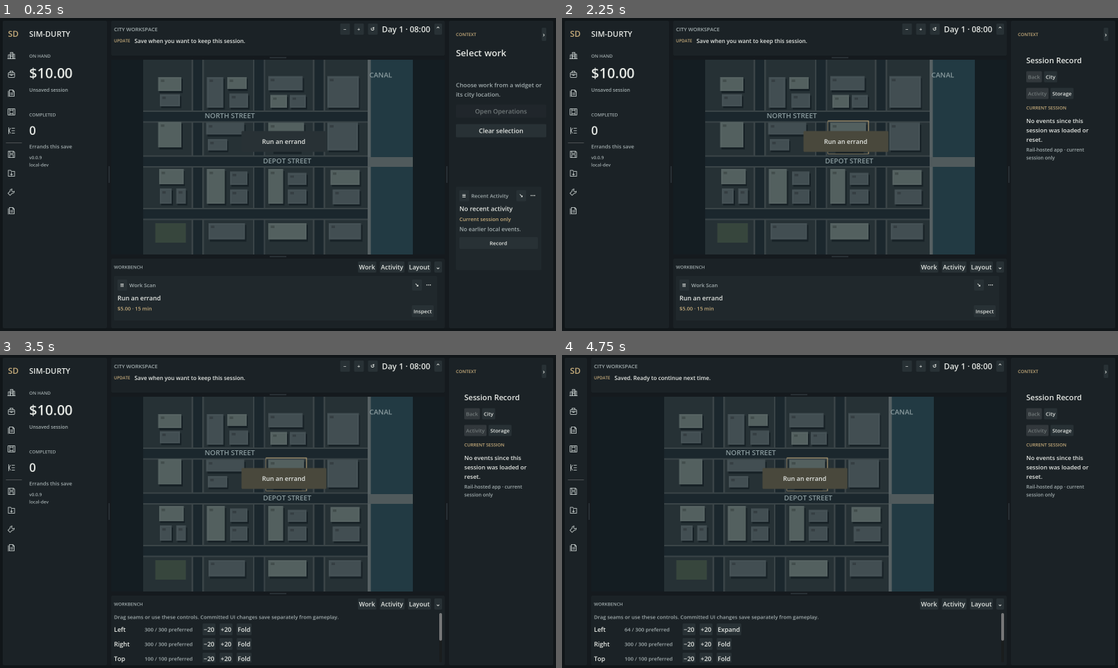
Above: before the commit, frames 1-4 (two rows, left to right).
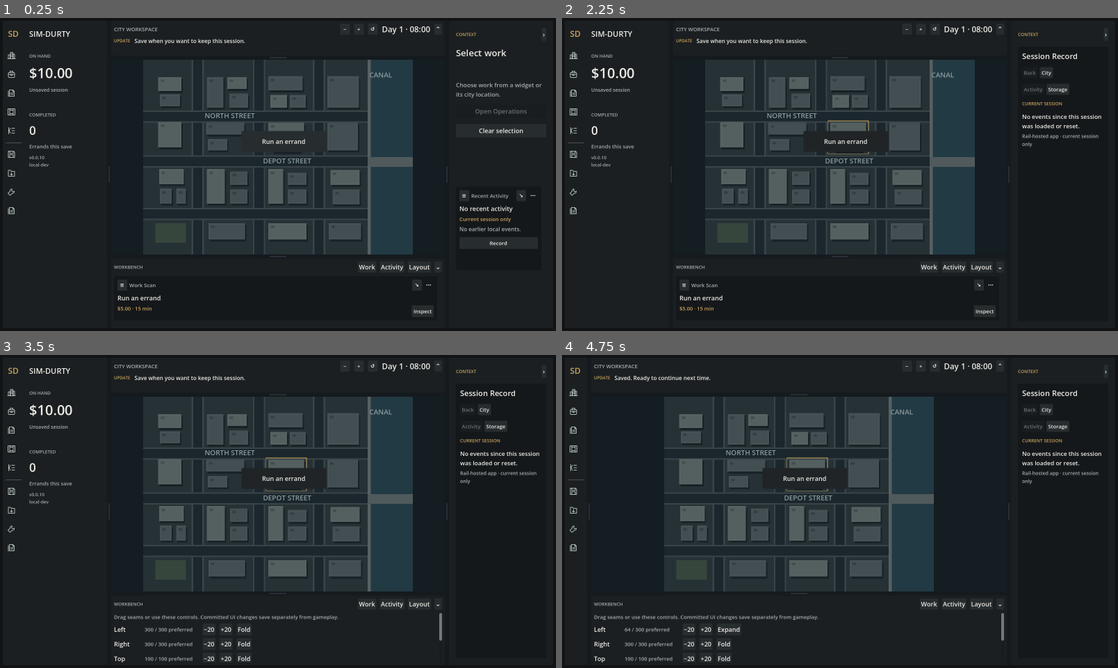
Above: after the commit, the same moments.

Repository: hobokingyt-sketch/SIM-DURTY
Game: Godot game, scene res://game/app/main.tscn
Same seed, same stepped clock (60 frames per second), same inputs: the game is played once before the commit and once after it.
Inputs (mouse positions are in pixels of both pictures, inside the frame that each line leads up to):
- Up to frame 1 (0.25 s): no input
- Up to frame 2 (2.25 s): click (573, 55) at 0.52 s; click (573, 74) at 1.25 s; click (573, 93) at 2.02 s
- Up to frame 3 (3.5 s): click (11, 448) at 2.77 s
- Up to frame 4 (4.75 s): click (573, 467) at 3.52 s; click (573, 492) at 4.27 s

The runs differ from the first frame. In frame 1, less than 0.1% of the frame differs, in the area x 1-92%, y 4-94%; in frame 2, 2.2%, in the area x 1-97%, y 4-94%; in frame 3, 2.2%; in frame 4, 2.2%.

Commit message:
Implement 6D.1 charcoal material foundation

Diff:
--- a/game/app/main.gd
+++ b/game/app/main.gd
@@ -78,7 +78,7 @@
 		view.show_status("Saved slot is missing. A previous save is available in the right rail.", true)
 	else:
 		view.show_status("Save when you want to keep this session.")
-	print("[SIM-DURTY] Apps 6C boot OK | build=%s" % BuildInfo.build_id())
+	print("[SIM-DURTY] Materials 6D.1 boot OK | build=%s" % BuildInfo.build_id())
 	print(debug_report())
 	if not app_mode.is_empty():
 		var app_probe_script: Script = load("res://game/devtools/app_probe.gd") as Script
@@ -189,7 +189,7 @@
 	var state: Dictionary = session.snapshot()
 	var spine: Dictionary = session.spine_snapshot()
 	return DebugReport.compose({
-		"milestone": "6C App lifecycle, selection & navigation", "save_schema": SkeletonSave.SCHEMA_VERSION,
+		"milestone": "6D.1 Charcoal material foundation", "save_schema": SkeletonSave.SCHEMA_VERSION,
 		"simulation_seed": spine["rng"]["seed"], "simulation_tick": spine["tick"],
 		"clock_mode": "command-driven; one tick = one minute",
 		"next_command": spine["next_command"], "next_event_id": spine["next_id"],
--- a/game/ui/os/criminal_os_shell.gd
+++ b/game/ui/os/criminal_os_shell.gd
@@ -35,6 +35,7 @@
 var operations_button: Button
 var record_app_button: Button
 var glance_toggle: Button
+var chassis_surface: ColorRect
 var center_stage: Control
 var center_app_surface: OsAppSurface
 var right_app_surface: OsAppSurface
@@ -92,6 +93,13 @@
 
 func _ready() -> void:
 	theme = OsTokens.make_theme()
+	chassis_surface = ColorRect.new()
+	chassis_surface.name = "ChassisSurface"
+	chassis_surface.color = OsTokens.CHASSIS
+	chassis_surface.mouse_filter = Control.MOUSE_FILTER_IGNORE
+	add_child(chassis_surface)
+	chassis_surface.set_anchors_and_offsets_preset(Control.PRESET_FULL_RECT)
+	OsMaterials.apply_diffuse(chassis_surface, OsMaterials.ROLE_CHASSIS, "shell-chassis")
 	workspace = WorkspaceContainer.new()
 	workspace.name = "Workspace"
 	add_child(workspace)
@@ -170,6 +178,7 @@
 	panel.mouse_filter = Control.MOUSE_FILTER_STOP
 	panel.mouse_force_pass_scroll_events = false
 	panel.add_theme_stylebox_override("panel", OsTokens.box(OsTokens.SURFACE, 0))
+	OsMaterials.apply_diffuse(panel, OsMaterials.ROLE_SURFACE, "rail-" + side)
 	workspace.register_region(side, panel)
 	return panel
 
@@ -280,6 +289,8 @@
 	right_app_surface.size_flags_vertical = Control.SIZE_EXPAND_FILL
 	full.add_child(right_app_surface)
 	right_app_surface.setup("record", OsAppManifest.HOST_RIGHT)
+	right_app_surface.add_theme_stylebox_override("panel", OsTokens.box(OsTokens.WELL, 0))
+	OsMaterials.apply_diffuse(right_app_surface, OsMaterials.ROLE_WELL, "app-record")
 	_build_right_record_views()
 	_right_widget_dock = WidgetDock.new()
 	_right_widget_dock.region = "right"
@@ -296,7 +307,8 @@
 	center_stage.add_child(center_app_surface)
 	center_app_surface.set_anchors_and_offsets_preset(Control.PRESET_FULL_RECT)
 	center_app_surface.setup("operations", OsAppManifest.HOST_CENTER)
-	center_app_surface.add_theme_stylebox_override("panel", OsTokens.box(Color("151b1f"), 0))
+	center_app_surface.add_theme_stylebox_override("panel", OsTokens.box(OsTokens.WELL, 0))
+	OsMaterials.apply_diffuse(center_app_surface, OsMaterials.ROLE_WELL, "app-operations")
 	var work_view: MarginContainer = MarginContainer.new()
 	var work_stack: VBoxContainer = _app_inset(work_view, 28)
 	var work_header: HBoxContainer = _app_header(work_stack, "Operations")
@@ -311,7 +323,7 @@
 	_operation_terms = OsTokens.wrapped(_operations, "", 20, OsTokens.ACCENT)
 	OsTokens.wrapped(_operations, "Operations owns execution. City camera and selection stay mounted behind this focused view.", 17)
 	work_button = OsTokens.button(_operations, "Run an errand", func() -> void: work_requested.emit())
-	work_button.add_theme_stylebox_override("normal", OsTokens.box(Color("4c4637"), 12))
+	work_button.add_theme_stylebox_override("normal", OsTokens.box(OsTokens.ACCENT_RECESS, 12))
 	work_button.custom_minimum_size.y = 64
 	OsTokens.wrapped(_operations, "Test activity only. Crew, travel and risk are not active.", 15)
 	center_app_surface.register_view("work", work_view)
--- a/game/ui/os/os_tokens.gd
+++ b/game/ui/os/os_tokens.gd
@@ -1,13 +1,23 @@
 class_name OsTokens
 extends RefCounted
 
-const BACKGROUND: Color = Color("111619")
-const SURFACE: Color = Color("1b2226")
-const RAISED: Color = Color("283135")
-const TEXT: Color = Color("e5e8e4")
-const MUTED: Color = Color("a2adae")
-const ACCENT: Color = Color("c6ac7b")
-const ERROR: Color = Color("efab94")
+# Phase 6D.1: locked charcoal material hierarchy.
+const CHASSIS: Color = Color("111315")
+const BACKGROUND: Color = CHASSIS
+const SURFACE: Color = Color("1b1f21")
+const WELL: Color = Color("15181a")
+const RAISED: Color = Color("272c2f")
+const RAISED_HOVER: Color = Color("30363a")
+const RAISED_PRESSED: Color = Color("202427")
+const DISABLED: Color = Color("1a1d1f")
+const EDGE_HIGHLIGHT: Color = Color("485055")
+const EDGE_MID: Color = Color("30373b")
+const EDGE_SHADOW: Color = Color("080a0b")
+const TEXT: Color = Color("ecebe6")
+const MUTED: Color = Color("a8adaf")
+const ACCENT: Color = Color("cba45e")
+const ACCENT_RECESS: Color = Color("5b4930")
+const ERROR: Color = Color("d4927b")
 const GAP: int = 20
 
 
@@ -28,14 +38,13 @@
 	result.set_color("font_color", "Label", TEXT)
 	for name: String in ["font_color", "font_hover_color", "font_pressed_color"]:
 		result.set_color(name, "Button", TEXT)
-	result.set_color("font_disabled_color", "Button", MUTED.darkened(0.3))
+	result.set_color("font_disabled_color", "Button", MUTED.darkened(0.35))
 	result.set_stylebox("panel", "PanelContainer", box(SURFACE))
-	# Content margins must not force compact header buttons beyond a 48-unit rail.
-	# Standard controls still have a 38-unit target; icon launchers retain 44 units.
+	# 6D.1 changes material/color only. Engineered edge grammar lands in 6D.2.
 	result.set_stylebox("normal", "Button", box(RAISED, 3))
-	result.set_stylebox("hover", "Button", box(Color("344148"), 3))
-	result.set_stylebox("pressed", "Button", box(Color("49483c"), 3))
-	result.set_stylebox("disabled", "Button", box(Color("20262b"), 3))
+	result.set_stylebox("hover", "Button", box(RAISED_HOVER, 3))
+	result.set_stylebox("pressed", "Button", box(RAISED_PRESSED, 3))
+	result.set_stylebox("disabled", "Button", box(DISABLED, 3))
 	var focus: StyleBoxFlat = box(Color(0, 0, 0, 0), 0)
 	focus.border_color = ACCENT
 	focus.set_border_width_all(2)
--- a/game/ui/os/widgets/widget_view.gd
+++ b/game/ui/os/widgets/widget_view.gd
@@ -32,7 +32,8 @@
 	clip_contents = true
 	mouse_filter = Control.MOUSE_FILTER_STOP
 	mouse_force_pass_scroll_events = false
-	add_theme_stylebox_override("panel", OsTokens.box(Color("20282c"), 0))
+	add_theme_stylebox_override("panel", OsTokens.box(OsTokens.WELL, 0))
+	OsMaterials.apply_diffuse(self, OsMaterials.ROLE_WELL, "widget-" + widget_id)
 	var inset: MarginContainer = MarginContainer.new()
 	add_child(inset)
 	inset.set_anchors_and_offsets_preset(Control.PRESET_FULL_RECT)
@@ -100,8 +101,10 @@
 static func _small_button(button: Button) -> void:
 	button.custom_minimum_size = Vector2(28, 28)
 	button.add_theme_font_size_override("font_size", 15)
-	for state: String in ["normal", "hover", "pressed", "disabled"]:
-		button.add_theme_stylebox_override(state, OsTokens.box(OsTokens.RAISED if state == "normal" else OsTokens.SURFACE.lightened(0.1), 5))
+	button.add_theme_stylebox_override("normal", OsTokens.box(OsTokens.RAISED, 5))
+	button.add_theme_stylebox_override("hover", OsTokens.box(OsTokens.RAISED_HOVER, 5))
+	button.add_theme_stylebox_override("pressed", OsTokens.box(OsTokens.RAISED_PRESSED, 5))
+	button.add_theme_stylebox_override("disabled", OsTokens.box(OsTokens.DISABLED, 5))
 	button.mouse_force_pass_scroll_events = false
 
 
--- /dev/null
+++ b/game/ui/theme/charcoal_diffuse.gdshader
@@ -0,0 +1,36 @@
+shader_type canvas_item;
+render_mode unshaded;
+
+uniform float grain_strength : hint_range(0.0, 0.03) = 0.006;
+uniform float mottle_strength : hint_range(0.0, 0.03) = 0.012;
+uniform float material_seed = 0.0;
+
+float hash21(vec2 p) {
+	p = fract(p * vec2(123.34, 456.21));
+	p += dot(p, p + 45.32);
+	return fract(p.x * p.y);
+}
+
+float value_noise(vec2 p) {
+	vec2 i = floor(p);
+	vec2 f = fract(p);
+	vec2 u = f * f * (3.0 - 2.0 * f);
+	float a = hash21(i);
+	float b = hash21(i + vec2(1.0, 0.0));
+	float c = hash21(i + vec2(0.0, 1.0));
+	float d = hash21(i + vec2(1.0, 1.0));
+	return mix(mix(a, b, u.x), mix(c, d, u.x), u.y);
+}
+
+void fragment() {
+	vec2 pixel = SCREEN_UV / SCREEN_PIXEL_SIZE;
+	vec2 seed_offset = vec2(material_seed * 97.0, material_seed * 53.0);
+	float broad = value_noise(pixel / 132.0 + seed_offset);
+	float middle = value_noise(pixel / 52.0 + seed_offset * 1.7);
+	float grain = hash21(floor(pixel) + seed_offset * 13.0);
+	float variation =
+		(broad - 0.5) * mottle_strength * 1.35 +
+		(middle - 0.5) * mottle_strength * 0.45 +
+		(grain - 0.5) * grain_strength;
+	COLOR.rgb *= 1.0 + variation;
+}
--- /dev/null
+++ b/game/ui/theme/os_materials.gd
@@ -0,0 +1,43 @@
+class_name OsMaterials
+extends RefCounted
+
+const DIFFUSE_SHADER: Shader = preload("res://game/ui/theme/charcoal_diffuse.gdshader")
+
+const ROLE_CHASSIS: String = "chassis"
+const ROLE_SURFACE: String = "surface"
+const ROLE_WELL: String = "well"
+
+const GRAIN_STRENGTH: float = 0.006
+const MOTTLE_STRENGTH: float = 0.012
+
+
+static func apply_diffuse(target: CanvasItem, role: String, identity: String) -> void:
+	var material: ShaderMaterial = ShaderMaterial.new()
+	material.shader = DIFFUSE_SHADER
+	var role_factor: float = 0.82 if role == ROLE_CHASSIS else (0.9 if role == ROLE_WELL else 1.0)
+	material.set_shader_parameter("grain_strength", GRAIN_STRENGTH * role_factor)
+	material.set_shader_parameter("mottle_strength", MOTTLE_STRENGTH * role_factor)
+	material.set_shader_parameter("material_seed", _seed(identity))
+	target.material = material
+
+
+static func has_diffuse_material(target: CanvasItem) -> bool:
+	if not target.material is ShaderMaterial:
+		return false
+	var material: ShaderMaterial = target.material as ShaderMaterial
+	return material.shader == DIFFUSE_SHADER
+
+
+static func contract() -> Dictionary:
+	return {
+		"grain_strength": GRAIN_STRENGTH,
+		"mottle_strength": MOTTLE_STRENGTH,
+		"roles": [ROLE_CHASSIS, ROLE_SURFACE, ROLE_WELL],
+	}
+
+
+static func _seed(identity: String) -> float:
+	var value: int = 17
+	for index: int in range(identity.length()):
+		value = (value * 31 + identity.unicode_at(index)) % 9973
+	return float(value) / 9973.0
--- a/project.godot
+++ b/project.godot
@@ -3,7 +3,7 @@
 
 [application]
 config/name="SIM-DURTY"
-config/version="0.0.9"
+config/version="0.0.10"
 config/features=PackedStringArray("4.7", "GL Compatibility")
 run/main_scene="res://game/app/main.tscn"
 
@@ -17,4 +17,4 @@
 [rendering]
 renderer/rendering_method="gl_compatibility"
 renderer/rendering_method.mobile="gl_compatibility"
-environment/defaults/default_clear_color=Color(0.067, 0.086, 0.098, 1)
+environment/defaults/default_clear_color=Color(0.0667, 0.0745, 0.0824, 1)
--- /dev/null
+++ b/tests/material_tests.gd
@@ -0,0 +1,73 @@
+extends RefCounted
+
+const MAIN: PackedScene = preload("res://game/app/main.tscn")
+const SLOT: String = "user://_tests_material/slot.json"
+var failures: int = 0
+var checks: int = 0
+
+
+func run(tree: SceneTree) -> int:
+	_test_palette_contract()
+	_test_material_contract()
+	await _test_live_surfaces(tree)
+	print("[material-tests] %d checks, %d failures" % [checks, failures])
+	return failures
+
+
+func _test_palette_contract() -> void:
+	_check(_luminance(OsTokens.CHASSIS) < _luminance(OsTokens.WELL), "chassis is deeper than recessed well")
+	_check(_luminance(OsTokens.WELL) < _luminance(OsTokens.SURFACE), "recessed well is deeper than primary surface")
+	_check(_luminance(OsTokens.SURFACE) < _luminance(OsTokens.RAISED), "raised controls sit above surfaces")
+	_check(_luminance(OsTokens.ACCENT) > _luminance(OsTokens.RAISED), "warm accent remains visibly stronger than graphite controls")
+	_check(OsTokens.TEXT.get_luminance() > OsTokens.MUTED.get_luminance(), "primary text remains brighter than muted text")
+
+
+func _test_material_contract() -> void:
+	var contract: Dictionary = OsMaterials.contract()
+	_check(float(contract["grain_strength"]) <= 0.01, "fine grain remains restrained")
+	_check(float(contract["mottle_strength"]) <= 0.02, "broad mottling remains restrained")
+	_check((contract["roles"] as Array).size() == 3, "material kit exposes only the current three depth roles")
+	_check(OsMaterials.DIFFUSE_SHADER != null, "diffuse shader resource loads")
+
+
+func _test_live_surfaces(tree: SceneTree) -> void:
+	var app: Control = MAIN.instantiate() as Control
+	app.set("save_path", SLOT)
+	app.set("auto_load", false)
+	tree.root.add_child(app)
+	await tree.process_frame
+	await tree.process_frame
+	var view: SkeletonView = app.get("view") as SkeletonView
+	_check(OsMaterials.has_diffuse_material(view.chassis_surface), "root chassis carries the diffuse material")
+	for side: String in ["LeftRail", "RightRail", "TopRail", "BottomRail"]:
+		var rail: CanvasItem = view.workspace.get_node_or_null(side) as CanvasItem
+		_check(is_instance_valid(rail) and OsMaterials.has_diffuse_material(rail), side + " carries the shared diffuse material")
+	_check(OsMaterials.has_diffuse_material(view.center_app_surface), "center app surface carries recessed material")
+	_check(OsMaterials.has_diffuse_material(view.right_app_surface), "rail app surface carries recessed material")
+	for widget: WidgetView in view.widget_workspace.widgets.values():
+		_check(OsMaterials.has_diffuse_material(widget), widget.widget_id + " carries recessed widget material")
+	var before: Dictionary = (app.get("session") as SkeletonSession).checkpoint()
+	await tree.process_frame
+	_check((app.get("session") as SkeletonSession).checkpoint() == before, "material rendering is presentation-only")
+	app.queue_free()
+	await tree.process_frame
+	_cleanup()
+
+
+func _luminance(color: Color) -> float:
+	return color.get_luminance()
+
+
+func _cleanup() -> void:
+	for suffix: String in ["", ".tmp", ".bak"]:
+		if FileAccess.file_exists(SLOT + suffix):
+			DirAccess.remove_absolute(ProjectSettings.globalize_path(SLOT + suffix))
+
+
+func _check(condition: bool, label: String) -> void:
+	checks += 1
+	if condition:
+		print("[material-tests] PASS: " + label)
+	else:
+		failures += 1
+		push_error("[material-tests] FAIL: " + label)
--- a/tests/runner.gd
+++ b/tests/runner.gd
@@ -10,6 +10,7 @@
 const WorkspaceTests = preload("res://tests/workspace_tests.gd")
 const WidgetTests = preload("res://tests/widget_tests.gd")
 const AppTests = preload("res://tests/app_tests.gd")
+const MaterialTests = preload("res://tests/material_tests.gd")
 var failures: int = 0
 
 
@@ -18,7 +19,7 @@
 
 
 func _run() -> void:
-	print("[tests] SIM-DURTY Apps 6C")
+	print("[tests] SIM-DURTY Materials 6D.1")
 	_test_runtime_health()
 	_test_build_info_contract()
 	_test_debug_report_contract()
@@ -37,6 +38,8 @@
 	failures += await widget_suite.run(self)
 	var app_suite: RefCounted = AppTests.new()
 	failures += await app_suite.run(self)
+	var material_suite: RefCounted = MaterialTests.new()
+	failures += await material_suite.run(self)
 	if failures == 0:
 		print("[tests] PASS")
 		quit(0)
Not shown, changed: docs/roadmap.md
Not shown, changed: docs/state.md
